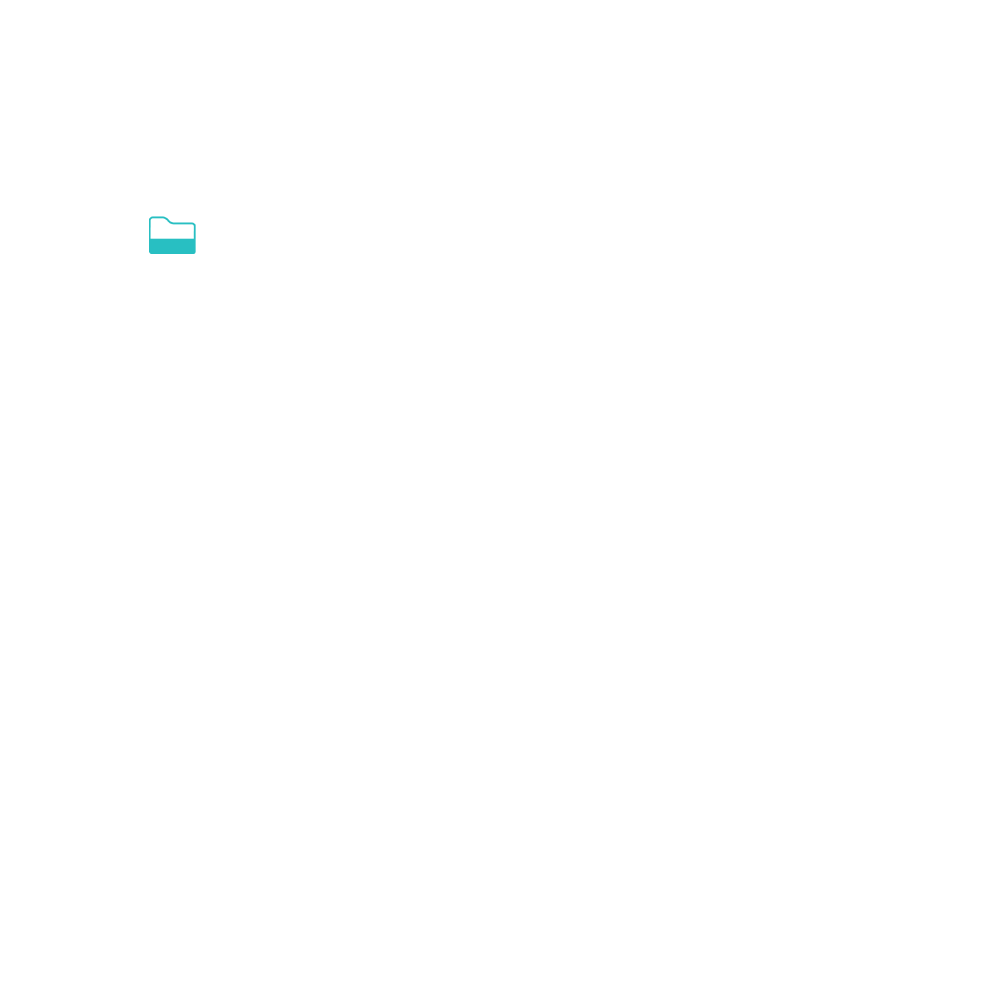
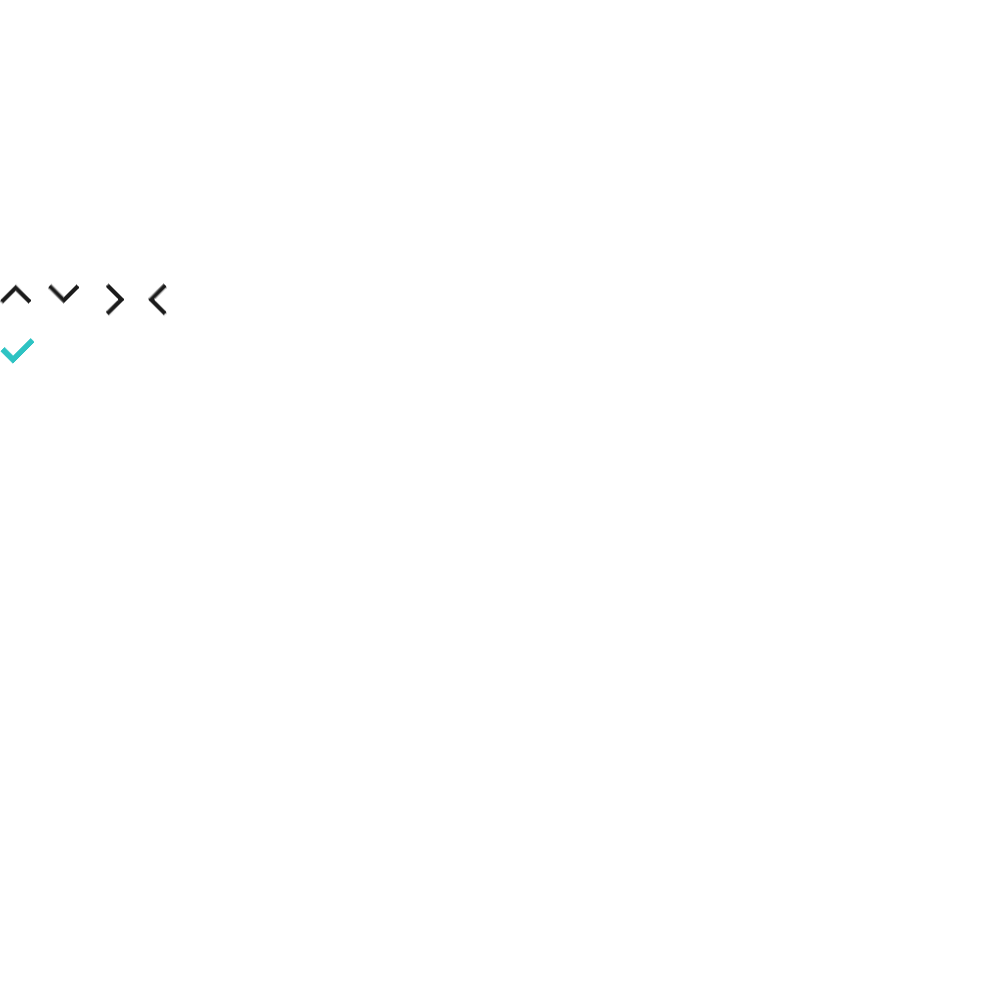
The second (1000, 1000) image is a revision of the first. Changes to its layers:
"black": blend pass through → normal over bbox(0, 283, 167, 317)
painted on "Layer 4 copy 7" over bbox(154, 285, 167, 314)
painted on "Layer 4 copy 6" over bbox(106, 285, 119, 314)
painted on "Layer 4 copy 5" over bbox(51, 283, 64, 299)
painted on "Layer 4 copy 4" over bbox(2, 289, 29, 304)
added group "teal" with 2 layers over bbox(0, 338, 34, 364)
added layer "Color Fill 2 copy" in group "teal" over bbox(0, 338, 34, 364)
